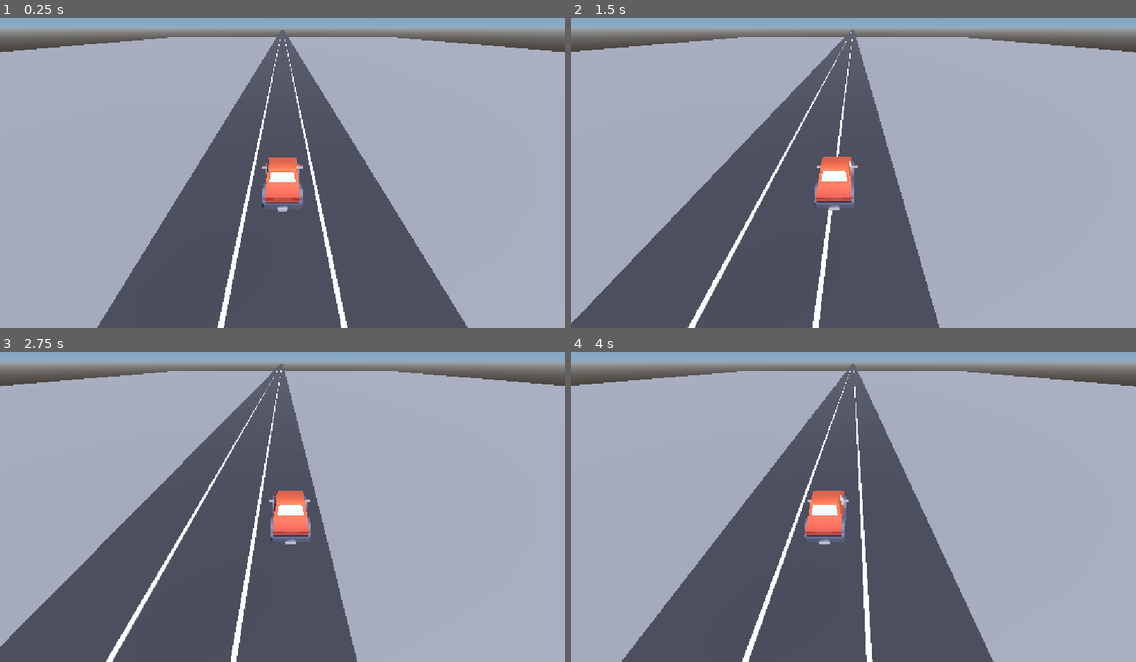
Above: before the commit, frames 1-4 (two rows, left to right).
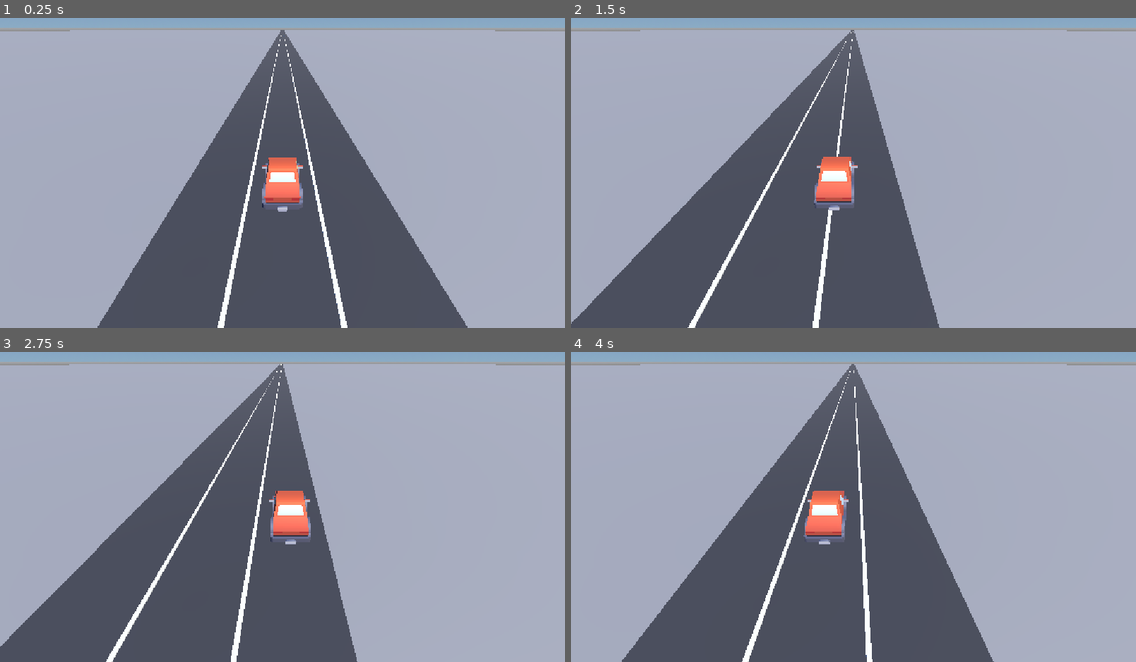
Above: after the commit, the same moments.

Repository: tiago-xavier-braga/LearnGodotEngine
Game: Godot game, scene res://scenes/levels/lvl_game.tscn
Same seed, same stepped clock (60 frames per second), same inputs: the game is played once before the commit and once after it.
Inputs:
- Up to frame 1 (0.25 s): no input
- Up to frame 2 (1.5 s): hold D (move_right) 0.53-1.28 s; hold A (move_left) from 1.28 s (still down)
- Up to frame 3 (2.75 s): release A (move_left) at 2.03 s; hold D (move_right) from 2.03 s (still down)
- Up to frame 4 (4 s): release D (move_right) at 3.53 s; hold A (move_left) from 3.53 s (still down)

The runs differ from the first frame. In frame 1, 3.7% of the frame differs, in the area x 0-100%, y 3-97%; in frame 2, 3.6%; in frame 3, 3.6%; in frame 4, 3.6%.

Commit message:
scene: wire ObjectFollow to road and ground, adjust transforms

Diff:
--- a/scenes/levels/lvl_game.tscn
+++ b/scenes/levels/lvl_game.tscn
@@ -43,11 +43,14 @@
 [node name="WorldEnvironment" type="WorldEnvironment" parent="." unique_id=1900017258]
 environment = SubResource("Environment_lvl")
 
-[node name="Road" type="StaticBody3D" parent="." unique_id=1385590237]
+[node name="Road" type="StaticBody3D" parent="." unique_id=1385590237 node_paths=PackedStringArray("target")]
 transform = Transform3D(1, 0, 0, 0, 1, 0, 0, 0, 1, 0, -0.2, -180)
+script = ExtResource("3_y4oy0")
+target = NodePath("../Car")
+axis_ignored = Vector3(1, 1, 0)
 
 [node name="RoadMesh" type="MeshInstance3D" parent="Road" unique_id=777828203]
-transform = Transform3D(1, 0, 0, 0, 1, 0, 0, 0, 3.037831, 0, 0, 0)
+transform = Transform3D(1, 0, 0, 0, 1, 0, 0, 0, 1.9926286, 0, 0, -181.1753)
 mesh = SubResource("BoxMesh_road")
 surface_material_override/0 = SubResource("StandardMaterial3D_road")
 
@@ -57,12 +60,12 @@
 [node name="LaneMarkers" type="Node3D" parent="Road" unique_id=2083305676]
 
 [node name="LaneMarkerLeft" type="MeshInstance3D" parent="Road/LaneMarkers" unique_id=1757746127]
-transform = Transform3D(1, 0, 0, 0, 1, 0, 0, 0, 1, -1.25, 0.21, 0)
+transform = Transform3D(1, 0, 0, 0, 1, 0, 0, 0, 1.9926286, -1.25, 0.21, -181.1753)
 mesh = SubResource("BoxMesh_lane")
 surface_material_override/0 = SubResource("StandardMaterial3D_lane")
 
 [node name="LaneMarkerRight" type="MeshInstance3D" parent="Road/LaneMarkers" unique_id=195662899]
-transform = Transform3D(1, 0, 0, 0, 1, 0, 0, 0, 1, 1.25, 0.21, 0)
+transform = Transform3D(1, 0, 0, 0, 1, 0, 0, 0, 1.9926286, 1.25, 0.21, -181.1753)
 mesh = SubResource("BoxMesh_lane")
 surface_material_override/0 = SubResource("StandardMaterial3D_lane")
 
@@ -84,7 +87,8 @@
 [node name="Node" type="Node3D" parent="." unique_id=369274875 node_paths=PackedStringArray("target")]
 script = ExtResource("3_y4oy0")
 target = NodePath("../Car")
+axis_ignored = Vector3(0, 1, 0)
 
 [node name="MeshInstance3D" type="MeshInstance3D" parent="Node" unique_id=1497184538]
-transform = Transform3D(144.37726, 0, 0, 0, 0.4835277, 0, 0, 0, 305.60742, 0, -0.30539274, 0)
+transform = Transform3D(1000, 0, 0, 0, 0.2, 0, 0, 0, 1000, 0, -0.30539274, -412.606)
 mesh = SubResource("BoxMesh_xoaip")
